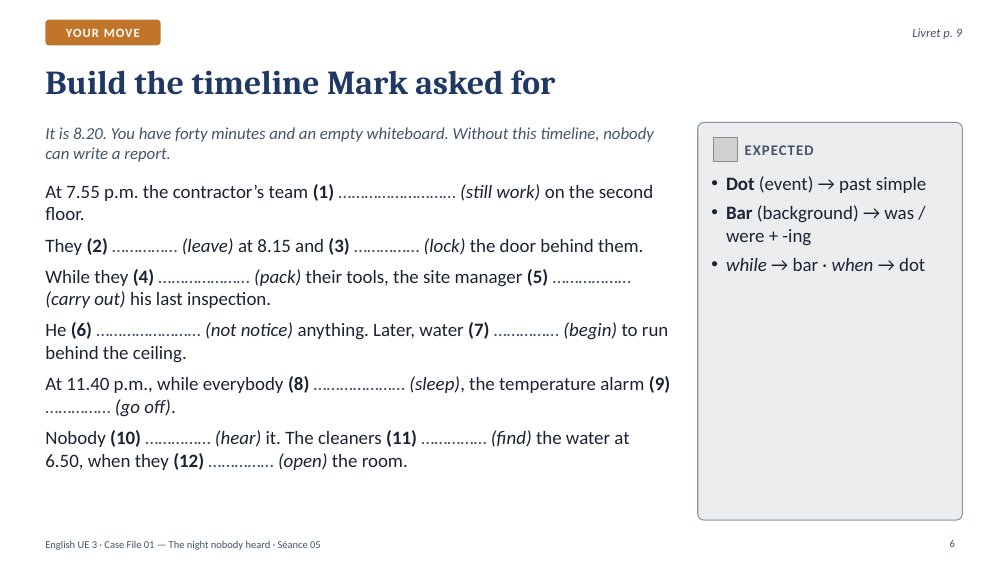
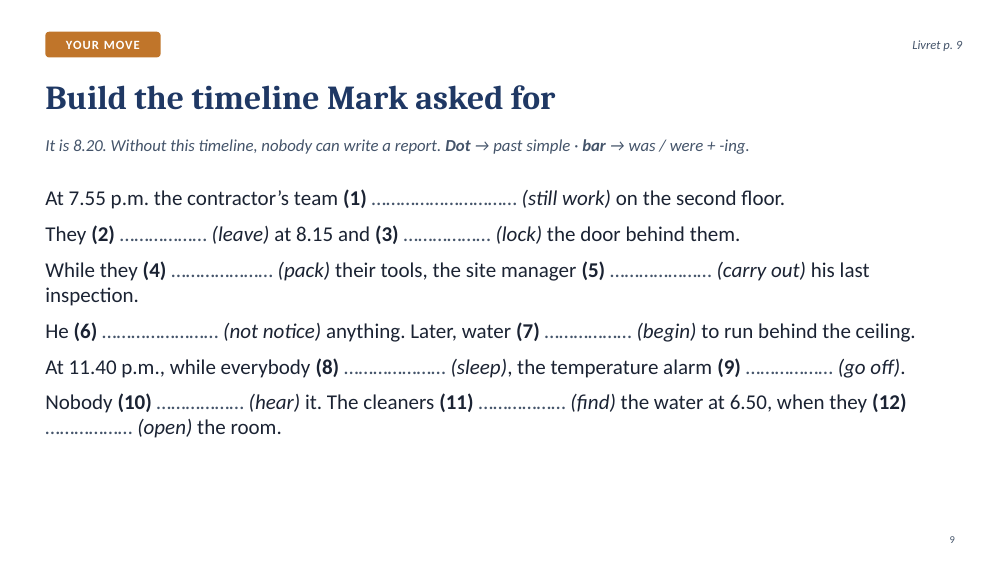
Before and after one commit to ajouniaux/talenleren, a slide deck: slide 9 of powerpoints/Seance_05_Scene2_The_timeline.pptx (slide 6 before the commit). Drawn at 1008x567 pixels with LibreOffice and Linux fonts; fonts in the diff are those of the drawing; grey boxes stand for pictures. Boxes give left, top, right and bottom in pixels: in the first picture for what was removed or moved away, otherwise in the second. Text is boxed around its words. In the diff, an @@ line names an element or a change of style, - is before the commit and + after.

```diff
--- a/powerpoints/Seance_05_Scene2_The_timeline.pptx
+++ b/powerpoints/Seance_05_Scene2_The_timeline.pptx
@@ rounded rectangle "YOUR MOVE": place and size @@
-rounded rectangle "YOUR MOVE" at bbox=[45, 20, 160, 45]
+rounded rectangle "YOUR MOVE" at bbox=[45, 32, 160, 57]
@@ text "Livret p. 9": place and size @@
-text "Livret p. 9" at bbox=[912, 28, 962, 39]
+text "Livret p. 9" at bbox=[912, 40, 962, 51]
@@ title "Build the timeline Mark asked ...": place and size @@
-title "Build the timeline Mark asked ..." at bbox=[45, 70, 555, 95]
+title "Build the timeline Mark asked ..." at bbox=[45, 85, 555, 110]
@@ text at bbox=[45, 139, 749, 154]: text changed @@
-It is 8.20. You have forty minutes and an empty whiteboard. Without this timeline, nobody can write a report.
+It is 8.20. Without this timeline, nobody can write a report. Dot → past simple · bar → was / were + -ing.
@@ rounded rectangle removed at bbox=[698, 123, 963, 520] @@
@@ picture removed at bbox=[713, 138, 737, 162] @@
@@ text removed at bbox=[745, 145, 814, 155] @@
-EXPECTED
@@ text removed at bbox=[726, 176, 926, 271] @@
-• Dot (event) → past simple
-• Bar (background) → was / were + -ing
-• while → bar · when → dot
@@ text at bbox=[45, 189, 916, 438]: text changed; size 18 to 20 pt @@
-At 7.55 p.m. the contractor’s team (1) ……………………… (still work) on the second floor.
-They (2) …………… (leave) at 8.15 and (3) …………… (lock) the door behind them.
-While they (4) ………………… (pack) their tools, the site manager (5) ……………… (carry out) his last inspection.
-He (6) …………………… (not notice) anything. Later, water (7) …………… (begin) to run behind the ceiling.
-At 11.40 p.m., while everybody (8) ………………… (sleep), the temperature alarm (9) …………… (go off).
-Nobody (10) …………… (hear) it. The cleaners (11) …………… (find) the water at 6.50, when they (12) …………… (open) the room.
+At 7.55 p.m. the contractor’s team (1) ………………………… (still work) on the second floor.
+They (2) ……………… (leave) at 8.15 and (3) ……………… (lock) the door behind them.
+While they (4) ………………… (pack) their tools, the site manager (5) ………………… (carry out) his last inspection.
+He (6) …………………… (not notice) anything. Later, water (7) ……………… (begin) to run behind the ceiling.
+At 11.40 p.m., while everybody (8) ………………… (sleep), the temperature alarm (9) ……………… (go off).
+Nobody (10) ……………… (hear) it. The cleaners (11) ……………… (find) the water at 6.50, when they (12) ……………… (open) the room.
@@ page number added at bbox=[950, 536, 955, 543], 10 pt, text #44546A @@
+9
@@ text removed at bbox=[45, 540, 321, 550] @@
-English UE 3 · Case File 01 — The night nobody heard · Séance 05
@@ page number removed at bbox=[950, 540, 955, 547] @@
-6
```
Also in this commit, not shown: 14 other slides changed, 12 slides added, 2 slides removed, 7 other files.
